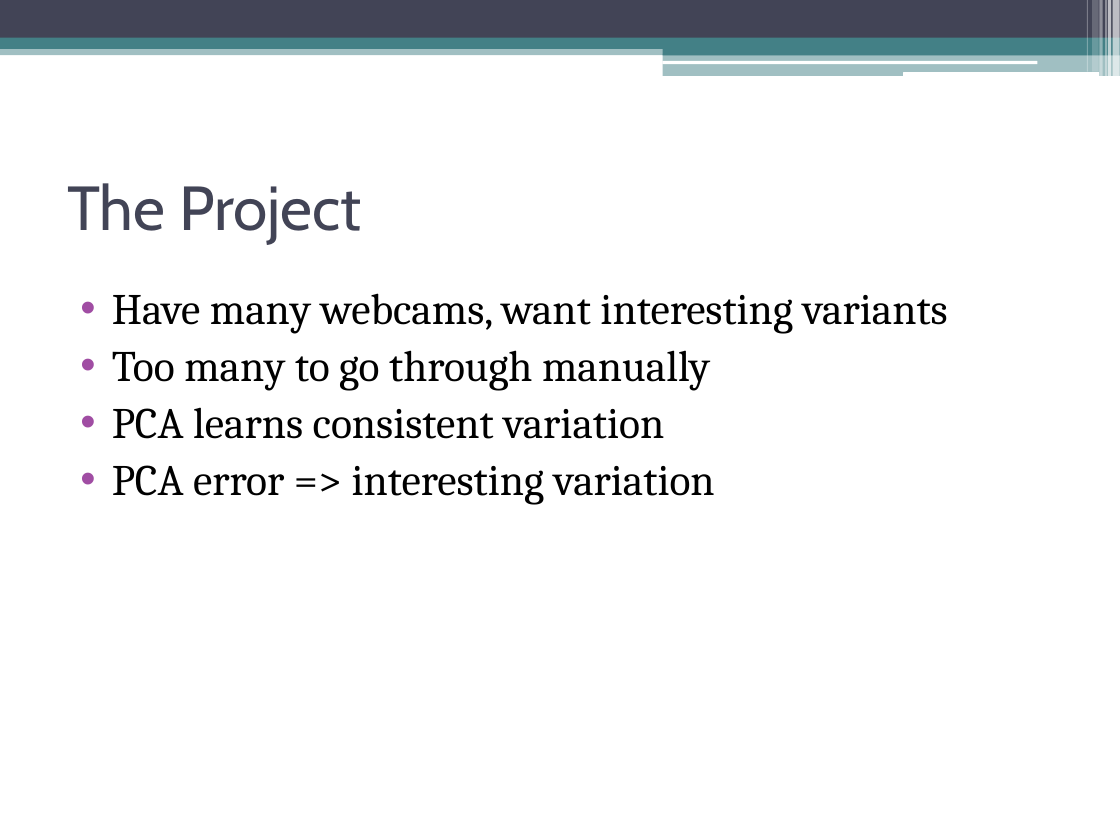
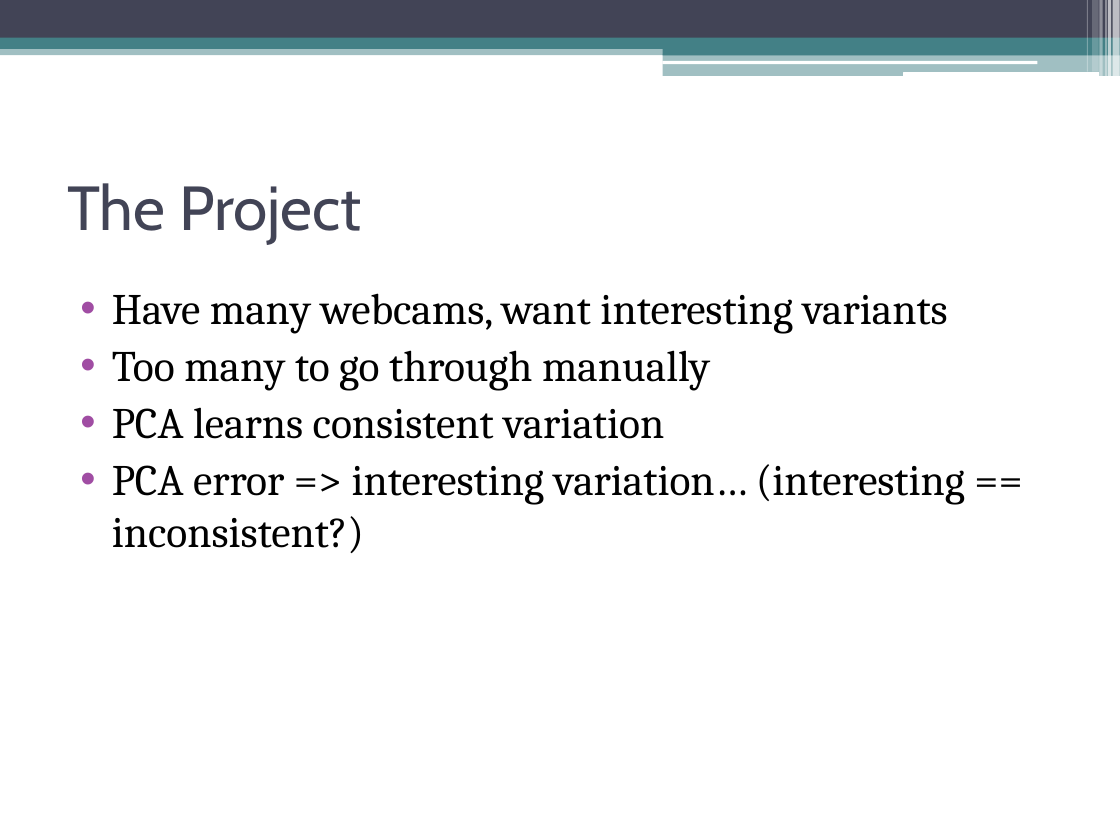
Before and after one commit to dyross/davidrossmastersproject, a slide deck: slide 6 of mastersProject/presentation/visualizationToolsForWebcams.pptx (slide 5 before the commit). Drawn at 1120x840 pixels with LibreOffice and Linux fonts; fonts in the diff are those of the drawing. Boxes give left, top, right and bottom in pixels: in the first picture for what was removed or moved away, otherwise in the second. Text is boxed around its words. In the diff, an @@ line names an element or a change of style, - is before the commit and + after.

```diff
--- a/mastersProject/presentation/visualizationToolsForWebcams.pptx
+++ b/mastersProject/presentation/visualizationToolsForWebcams.pptx
@@ text at <box>112,464,965,553</box>: text changed @@
-• PCA error => interesting variation
+• PCA error => interesting variation… (interesting == inconsistent?)
```
Also in this commit, not shown: 5 other slides changed, 1 slide added, 17 other files.
